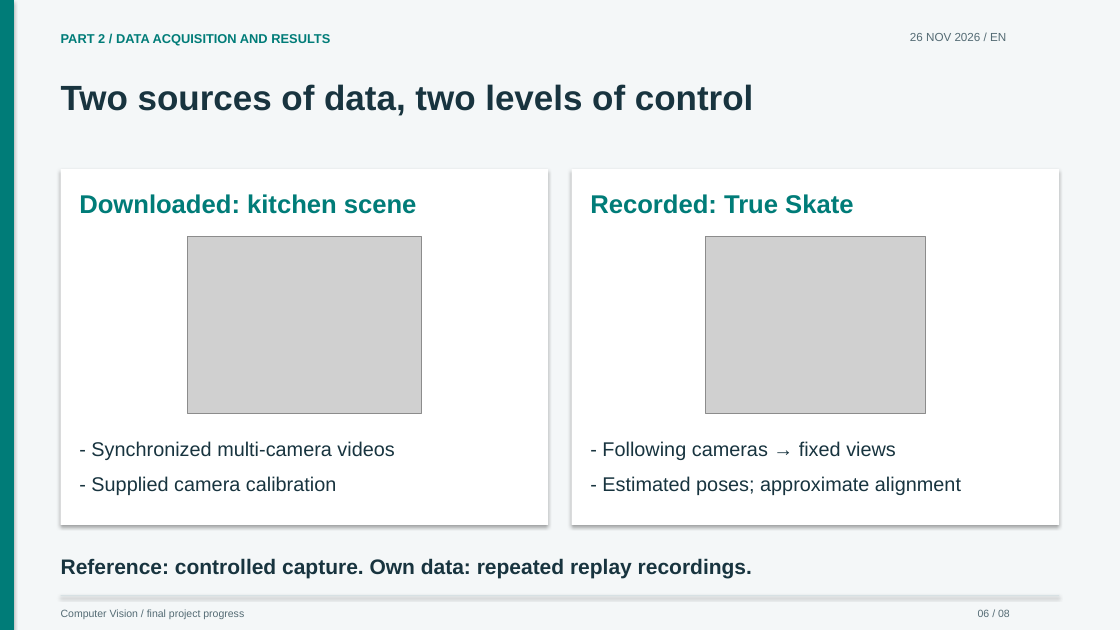
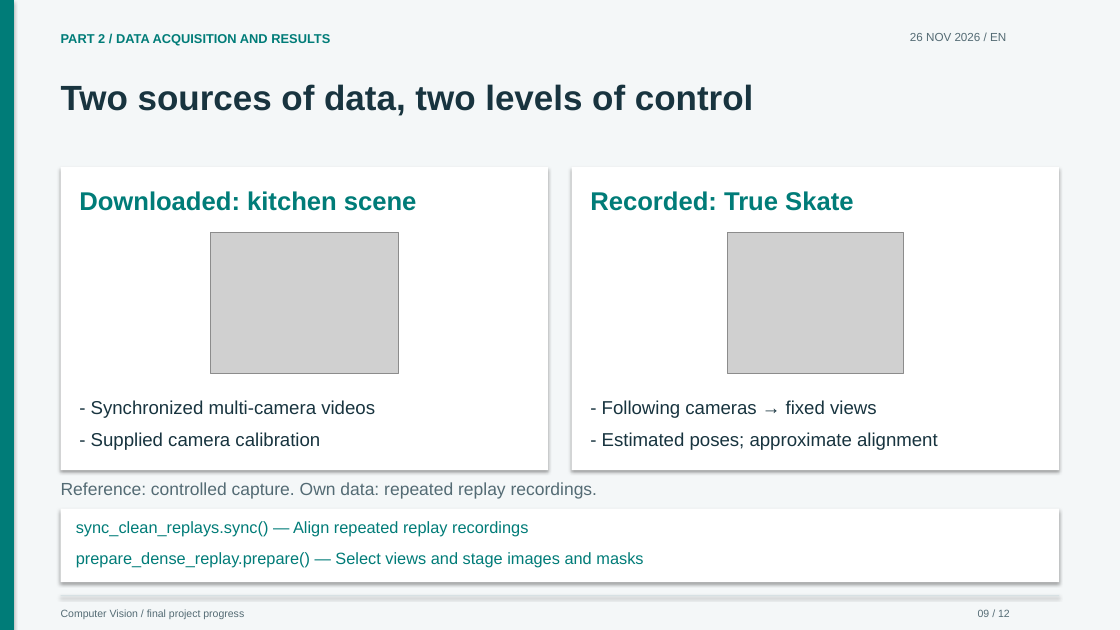
Before and after one commit to craptou/Projet_4D_Gaussian_Splatting, a slide deck: slide 9 of presentations/progress-2026-11-26.en.pptx (slide 6 before the commit). Drawn at 1120x630 pixels with LibreOffice and Linux fonts; fonts in the diff are those of the drawing; grey boxes stand for pictures. Boxes give left, top, right and bottom in pixels: in the first picture for what was removed or moved away, otherwise in the second. Text is boxed around its words. In the diff, an @@ line names an element or a change of style, - is before the commit and + after.

```diff
--- a/presentations/progress-2026-11-26.en.pptx
+++ b/presentations/progress-2026-11-26.en.pptx
@@ rectangle: place and size @@
-rectangle at (60,169,549,525)
+rectangle at (60,167,549,471)
@@ rectangle: place and size @@
-rectangle at (572,169,1060,525)
+rectangle at (572,167,1060,471)
@@ picture: place and size @@
-picture at (187,237,423,413)
+picture at (210,232,398,373)
@@ picture: place and size @@
-picture at (706,237,926,413)
+picture at (728,232,904,373)
@@ 4 texts: place and size @@
-4 texts at (91,441,961,495)
+4 texts at (91,400,938,450)
@@ size 17 to 16 pt in 4 elements at (91,400,375,418), (602,400,877,418), (91,432,320,450), (602,432,938,450) @@
@@ text "Reference: controlled capture. Own data: ...": place and size @@
-text "Reference: controlled capture. Own data: ..." at (61,558,752,578)
+text "Reference: controlled capture. Own data: ..." at (61,482,597,499)
@@ text "Reference: controlled capture. Own data: ..." at (61,482,597,499): size 18 to 15 pt, text colour #18343F to #546B74, bold off @@
@@ rectangle added at (60,509,1060,583), fill #FFFFFF @@
@@ text added at (76,521,528,536), 14 pt, text #007C78 @@
+sync_clean_replays.sync() — Align repeated replay recordings
@@ text added at (76,552,643,568), 14 pt, text #007C78 @@
+prepare_dense_replay.prepare() — Select views and stage images and masks
@@ text at (978,609,1010,617): text changed @@
-06 / 08
+09 / 12
```
Also in this commit, not shown: 7 other slides changed, 4 slides added, 2 slides removed, 14 other files.
